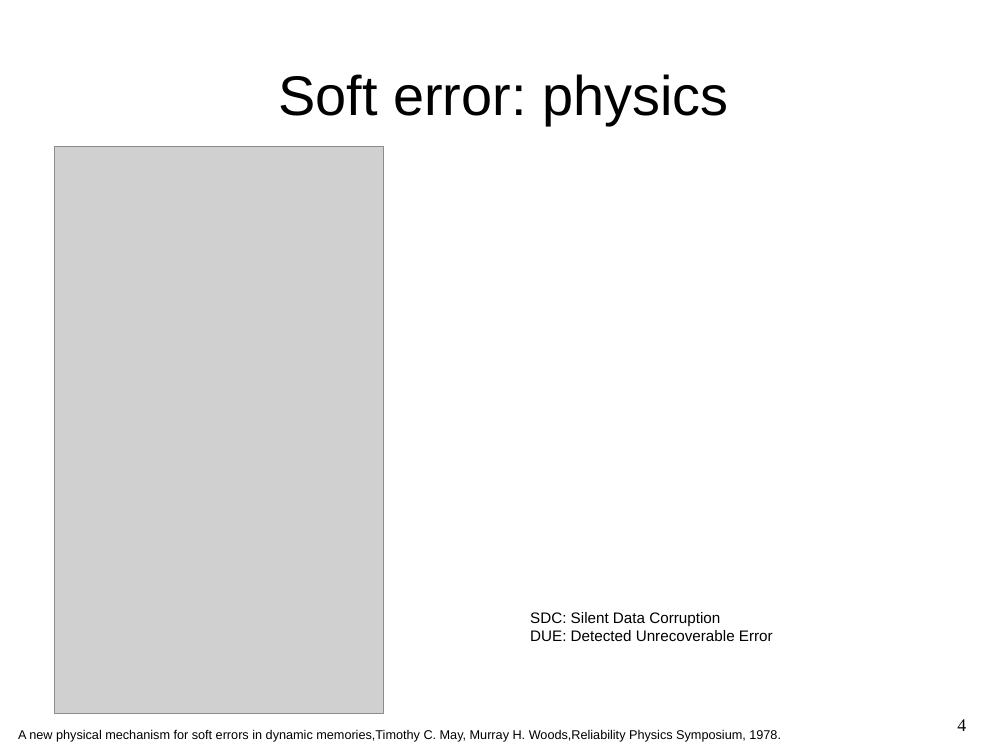
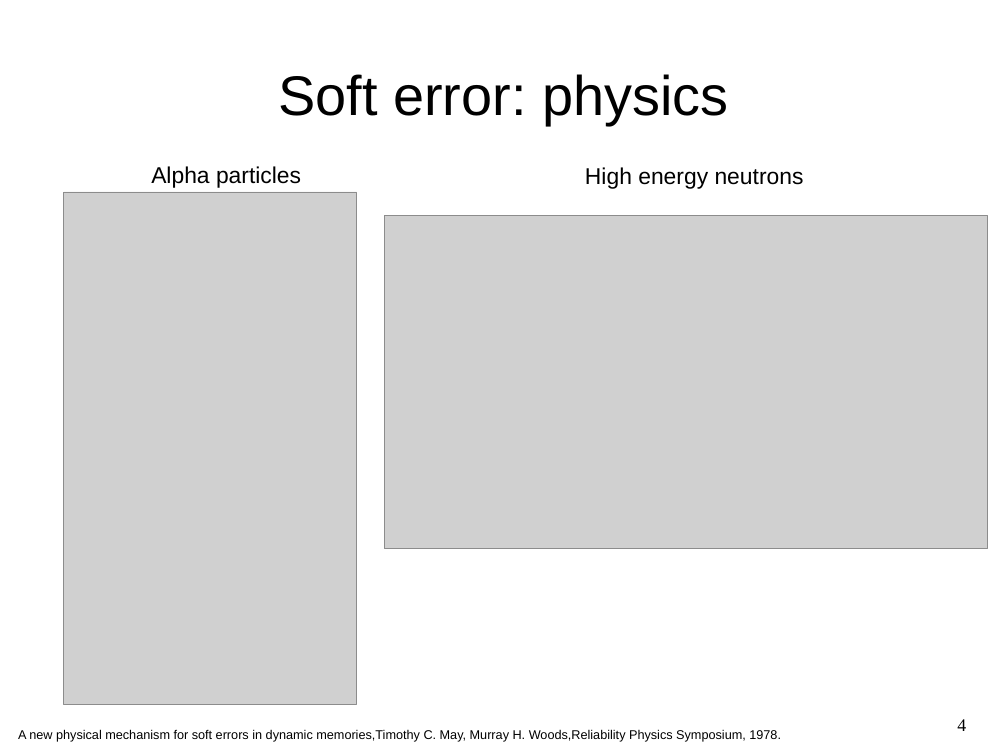
Before and after one commit to nandithaec/c-code-project, a slide deck: slide 4 of report/R&D_project.odp. Drawn at 1008x756 pixels with LibreOffice and Linux fonts; fonts in the diff are those of the drawing; grey boxes stand for pictures. Boxes give left, top, right and bottom in pixels: in the first picture for what was removed or moved away, otherwise in the second. Text is boxed around its words. In the diff, an @@ line names an element or a change of style, - is before the commit and + after.

```diff
--- a/report/R&D_project.odp
+++ b/report/R&D_project.odp
@@ text added at <box>151,166,301,188</box>, 18 pt, text #000000 @@
+Alpha particles
@@ text added at <box>585,167,804,189</box>, 18 pt, text #000000 @@
+High energy neutrons
@@ picture: place and size @@
-picture at <box>55,146,384,713</box>
+picture at <box>64,192,357,704</box>
@@ picture added at <box>384,216,988,549</box> @@
@@ text removed at <box>530,612,773,641</box> @@
-SDC: Silent Data Corruption
-DUE: Detected Unrecoverable Error
```
Also in this commit, not shown: 2 other slides changed, 4 slides added, 2 other files.
